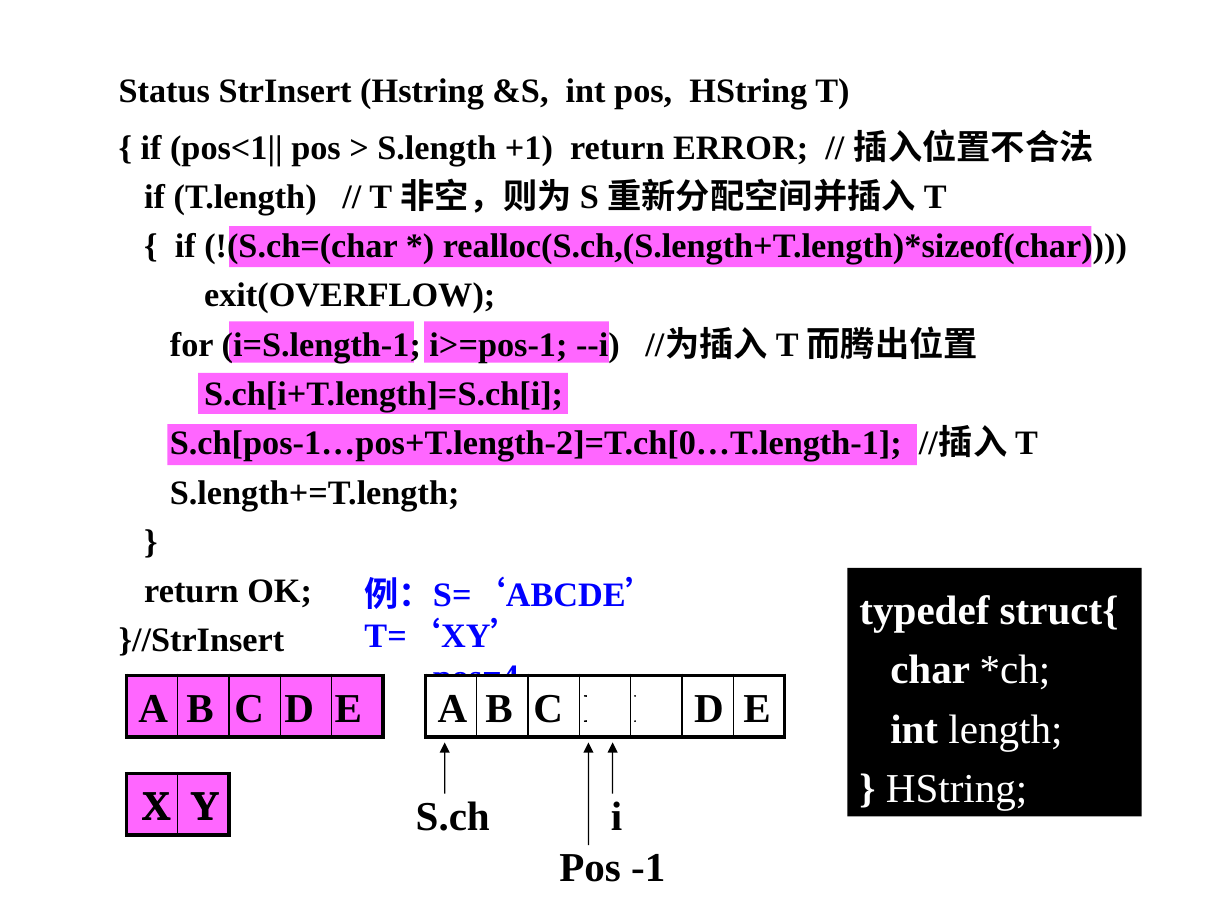
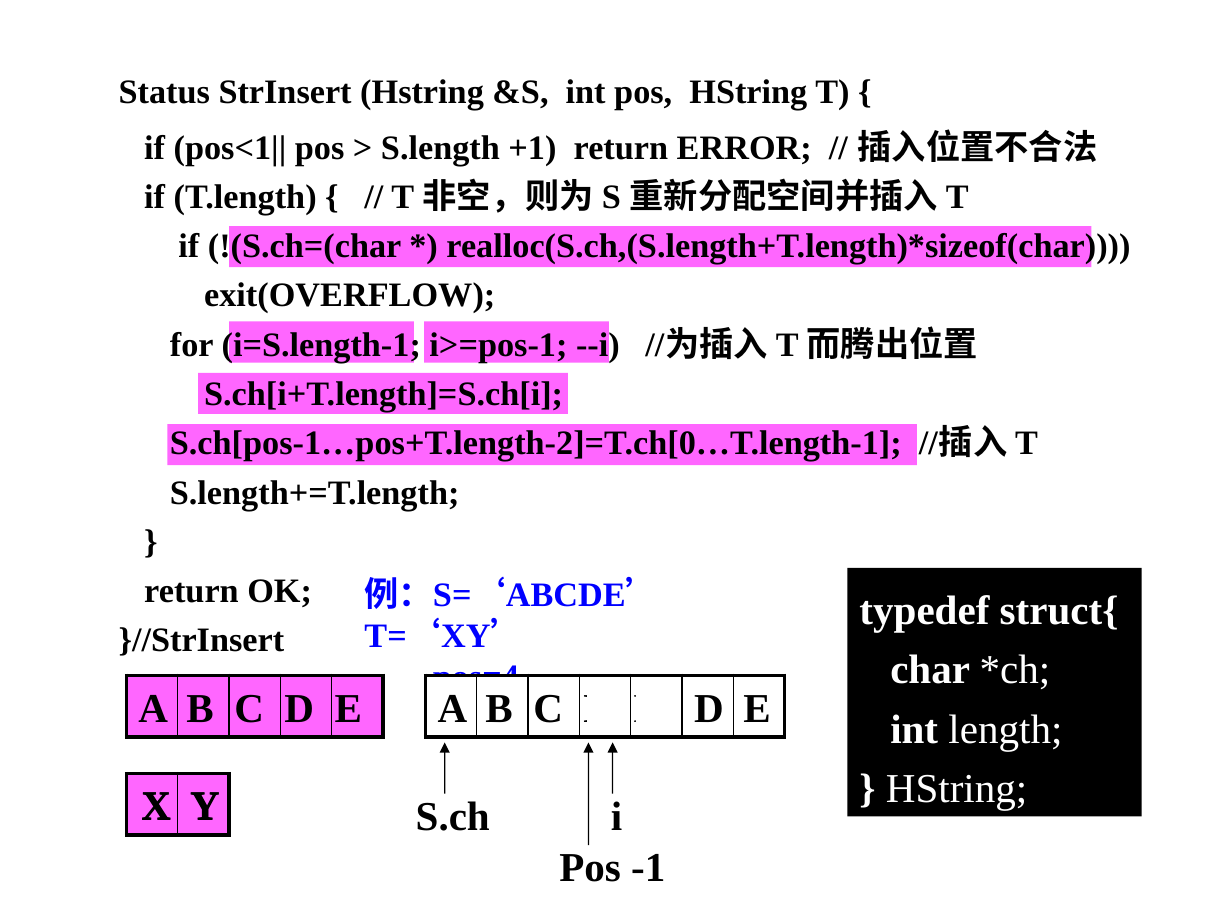
Before and after one commit to Gempittance/Data_Structur_Build, a slide deck: slide 29 of 数据结构PPT/ds4.pptx. Drawn at 1232x924 pixels with LibreOffice and Linux fonts; fonts in the diff are those of the drawing; background and template pictures are left out. Boxes give left, top, right and bottom in pixels: in the first picture for what was removed or moved away, otherwise in the second. Text is boxed around its words. In the diff, an @@ line names an element or a change of style, - is before the commit and + after.

```diff
--- a/数据结构PPT/ds4.pptx
+++ b/数据结构PPT/ds4.pptx
@@ text at [119, 79, 1130, 264]: text changed @@
-Status StrInsert (Hstring &S, int pos, HString T)
-{ if (pos<1|| pos > S.length +1) return ERROR; // 插入位置不合法
-if (T.length) // T 非空，则为 S 重新分配空间并插入 T
-{ if (!(S.ch=(char *) realloc(S.ch,(S.length+T.length)*sizeof(char))))
+Status StrInsert (Hstring &S, int pos, HString T) {
+if (pos<1|| pos > S.length +1) return ERROR; // 插入位置不合法
+if (T.length) { // T 非空，则为 S 重新分配空间并插入 T
+if (!(S.ch=(char *) realloc(S.ch,(S.length+T.length)*sizeof(char))))
```
Also in this commit, not shown: 9 other slides changed.
